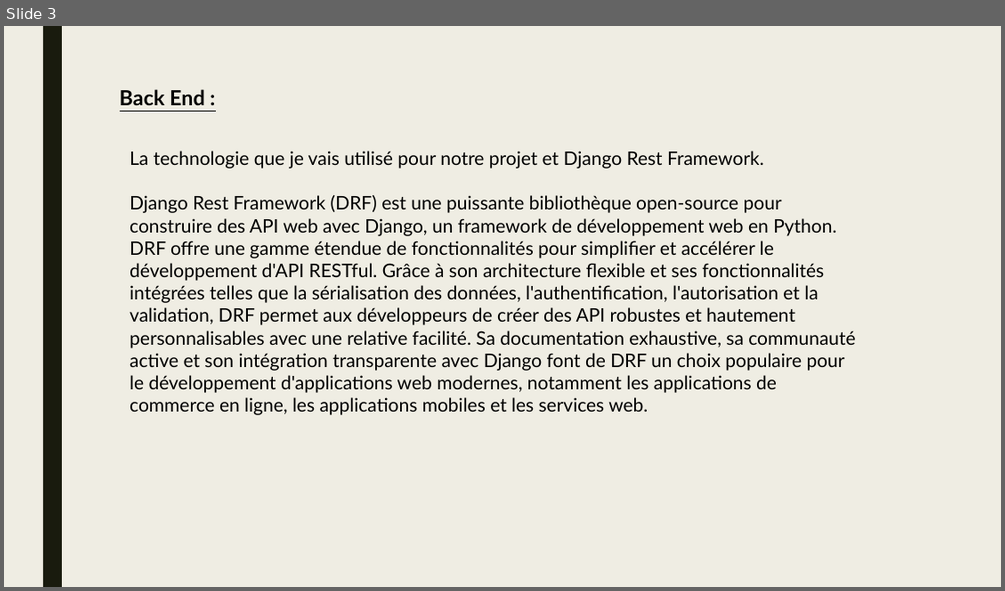
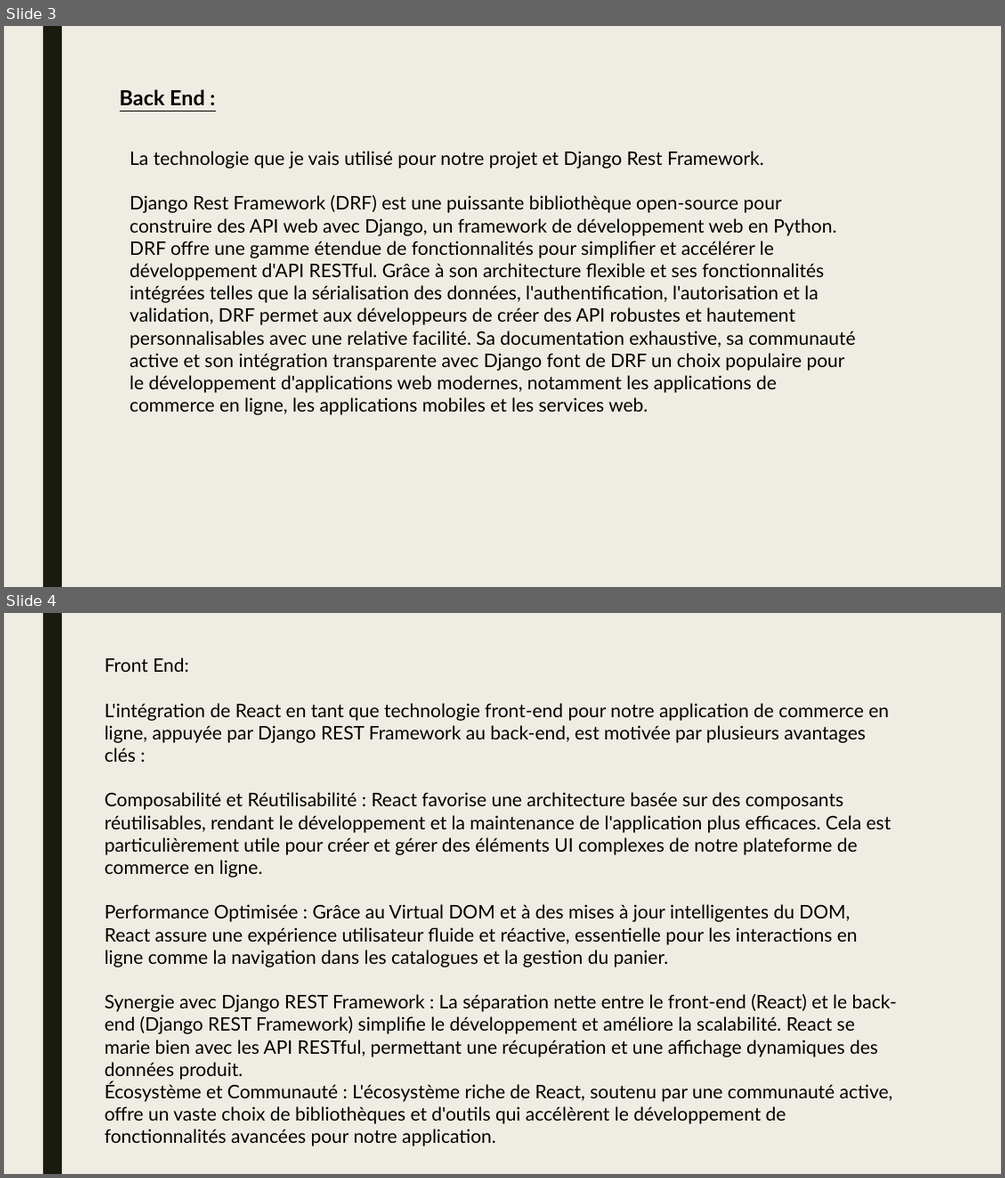
Before and after one commit to NoriTaka68/MyShop_V3, a slide deck: Dossier Pro/Application Django rest.pptx. Shown one above the other, each under a label of ours: slide 3 before the commit, slides 3 and 4 after it. The pictures are 1005x591 and 1005x1178 pixels, drawn with LibreOffice and Linux fonts; fonts in the diff are those of the drawing. Boxes give left, top, right and bottom in pixels: in the first picture for what was removed or moved away, otherwise in the second. Text is boxed around its words. In the diff, an @@ line names an element or a change of style, - is before the commit and + after.

Commit message:
presentation

```diff
--- a/Dossier Pro/Application Django rest.pptx
+++ b/Dossier Pro/Application Django rest.pptx
@@ slide 4 added at (4,613,1001,1174), background #EFEDE3; not listed: 1 template element that a slide beside it also shows @@
@@ text added at (105,657,897,1146), 18 pt, text #000000 @@
+Front End:
+L'intégration de React en tant que technologie front-end pour notre application de commerce en ligne, appuyée par Django REST Framework au back-end, est motivée par plusieurs avantages clés :
+Composabilité et Réutilisabilité : React favorise une architecture basée sur des composants réutilisables, rendant le développement et la maintenance de l'application plus efficaces. Cela est particulièrement utile pour créer et gérer des éléments UI complexes de notre plateforme de commerce en ligne.
+Performance Optimisée : Grâce au Virtual DOM et à des mises à jour intelligentes du DOM, React assure une expérience utilisateur fluide et réactive, essentielle pour les interactions en ligne comme la navigation dans les catalogues et la gestion du panier.
+Synergie avec Django REST Framework : La séparation nette entre le front-end (React) et le back-end (Django REST Framework) simplifie le développement et améliore la scalabilité. React se marie bien avec les API RESTful, permettant une récupération et une affichage dynamiques des données produit.
+Écosystème et Communauté : L'écosystème riche de React, soutenu par une communauté active, offre un vaste choix de bibliothèques et d'outils qui accélèrent le développement de fonctionnalités avancées pour notre application.
```
Also in this commit, not shown: 10 other slides added, 1 slide removed, 2 other files.
